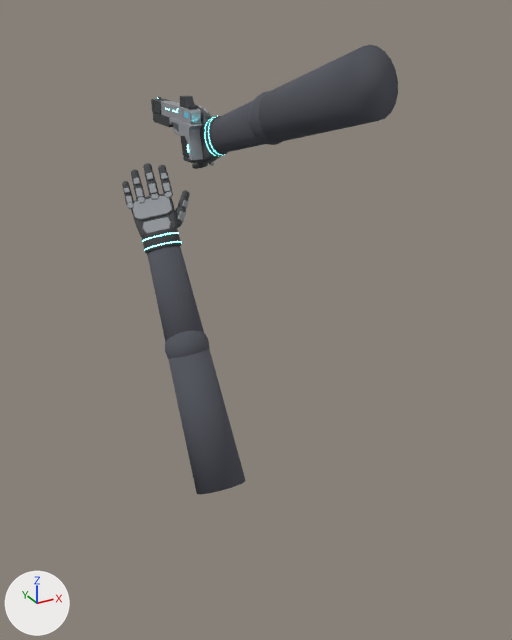
A saved change to the glTF model assets/models/xm9.glb.
Both versions are drawn from a 50 mm lens placed at (-0.666, -1.521, 0.269), pointed at (0.024, -0.266, -0.359). The axes (+X, +Y, +Z) are drawn at lower left. The lights are the same throughout. The picture after the commit comes second. Where no turn or scale is listed for an object, it has been applied to the vertices.

Objects in the first picture: 'GloveMesh.L', 'GloveMesh.R' and 9 more.
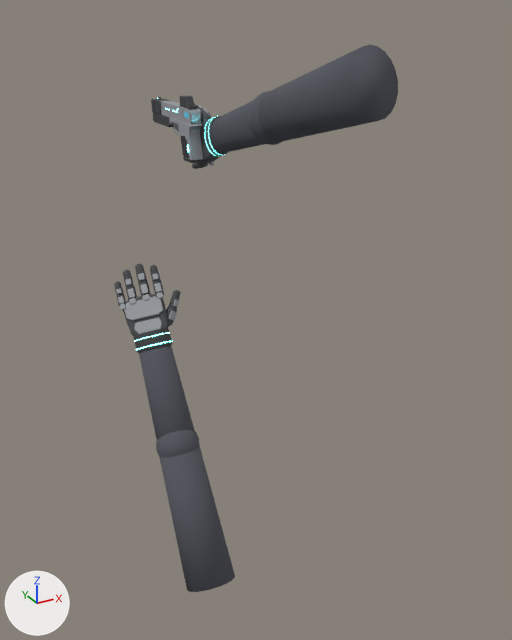
Patch to the scene script:
```diff
--- a/assets/models/xm9.glb.py
+++ b/assets/models/xm9.glb.py
@@ ob_glovemesh_l @@
 ob_glovemesh_l = bpy.data.objects.new('GloveMesh.L', me_glovemesh_l)
-ob_glovemesh_l.location = (-0.11, -0.06, -0.2)
+ob_glovemesh_l.location = (-0.16, -0.1, -0.42)
```

Pixel boxes [x1, y1, x2, y2] of what changed, in the pictures (512 x 640 px):
'GloveMesh.L', moved: before [122, 163, 246, 494]; after [114, 264, 235, 592]
